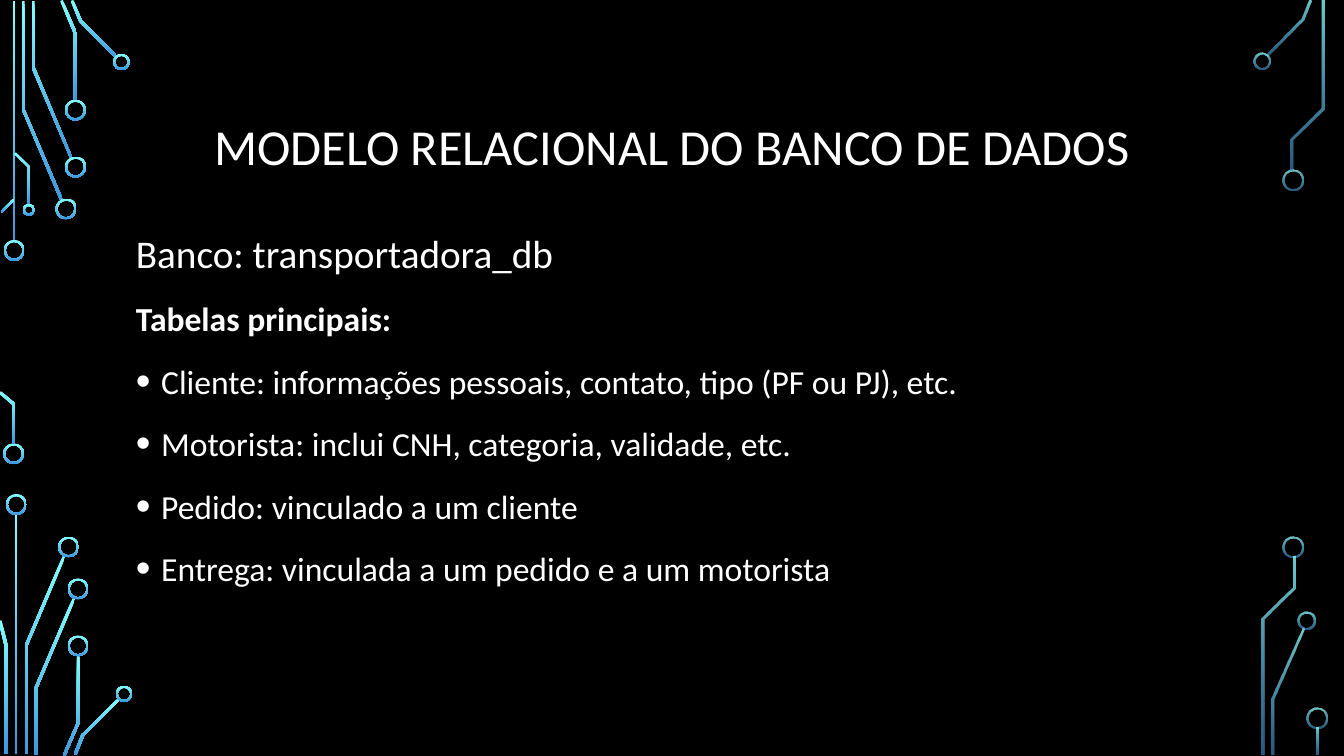
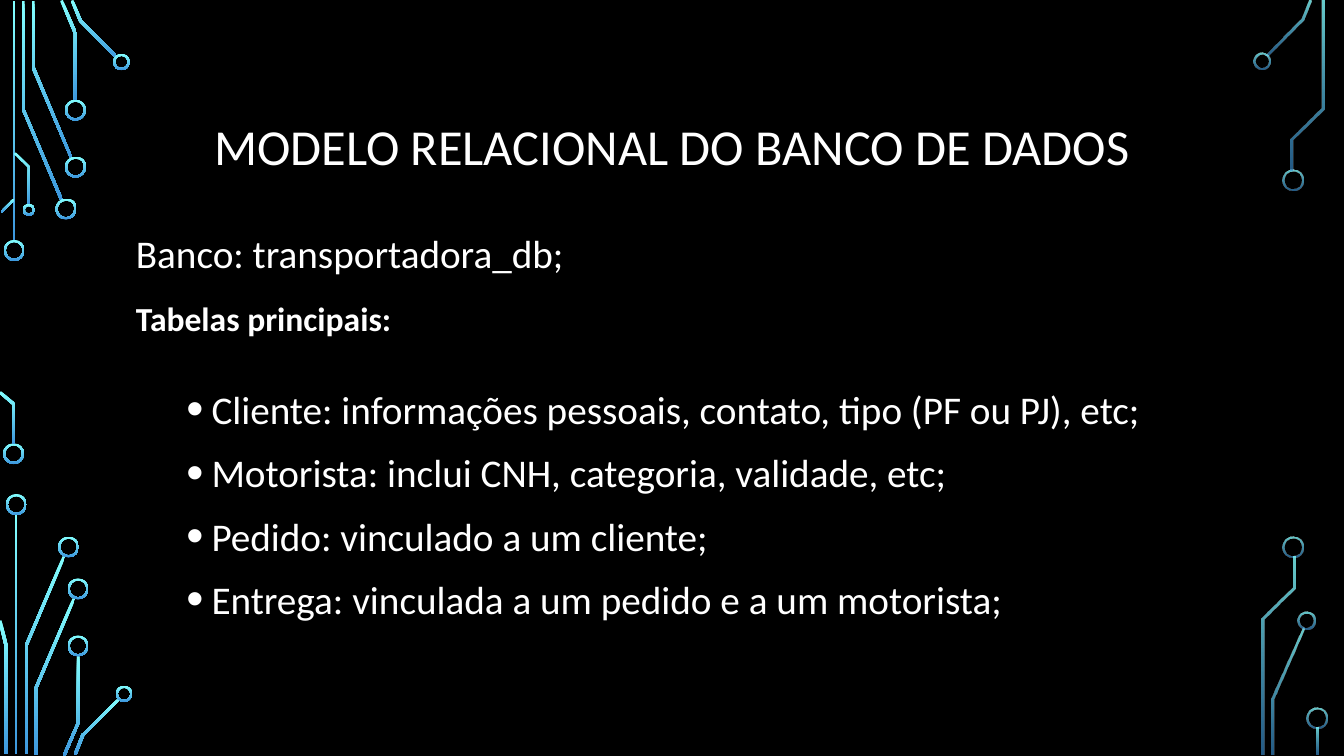
Before and after one commit to solutionsit-developer/Transportadora, a slide deck: slide 14 of transportadora/doc/Gestão de transportadora.pptx (slide 10 before the commit). Drawn at 1344x756 pixels with LibreOffice and Linux fonts; fonts in the diff are those of the drawing; background and template pictures are left out. Boxes give left, top, right and bottom in pixels: in the first picture for what was removed or moved away, otherwise in the second. Text is boxed around its words. In the diff, an @@ line names an element or a change of style, - is before the commit and + after.

```diff
--- a/transportadora/doc/Gestão de transportadora.pptx
+++ b/transportadora/doc/Gestão de transportadora.pptx
@@ text at box(136, 240, 564, 275): text changed @@
-Banco: transportadora_db
+Banco: transportadora_db;
@@ text at box(212, 395, 1139, 621): text changed; size 24 to 28 pt @@
-• Cliente: informações pessoais, contato, tipo (PF ou PJ), etc.
-• Motorista: inclui CNH, categoria, validade, etc.
-• Pedido: vinculado a um cliente
-• Entrega: vinculada a um pedido e a um motorista
+  • Cliente: informações pessoais, contato, tipo (PF ou PJ), etc;
+  • Motorista: inclui CNH, categoria, validade, etc;
+  • Pedido: vinculado a um cliente;
+  • Entrega: vinculada a um pedido e a um motorista;
```
Also in this commit, not shown: 11 other slides changed, 11 slides added, 9 slides removed.
